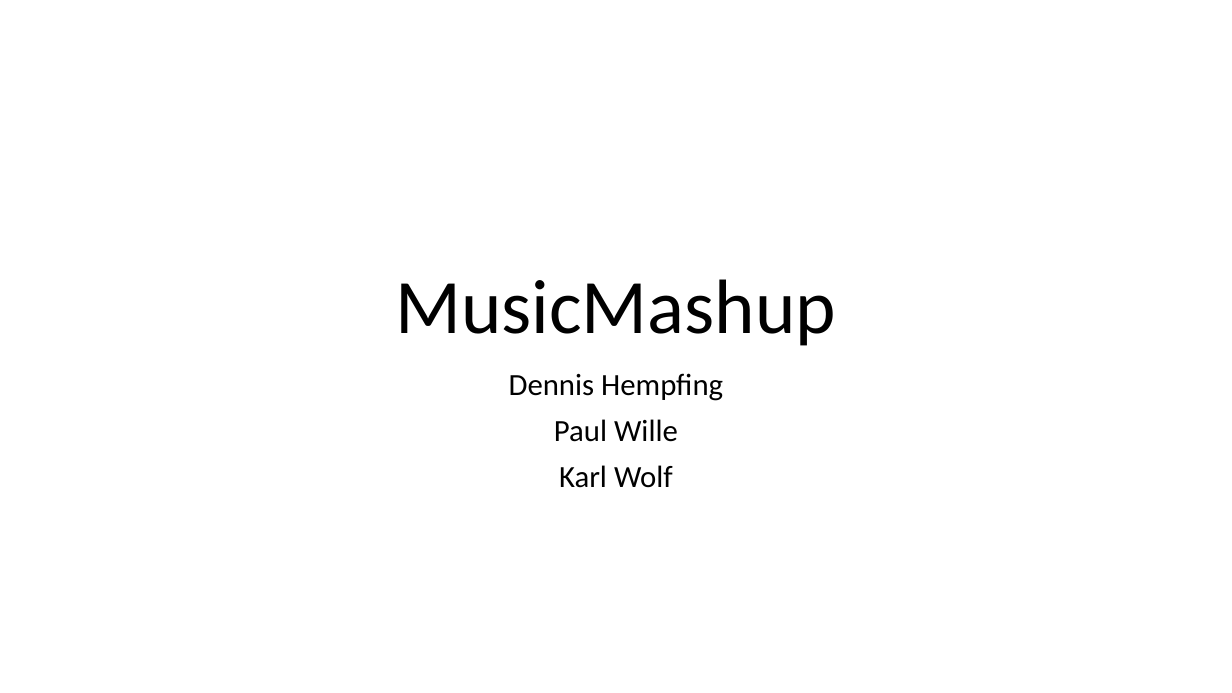
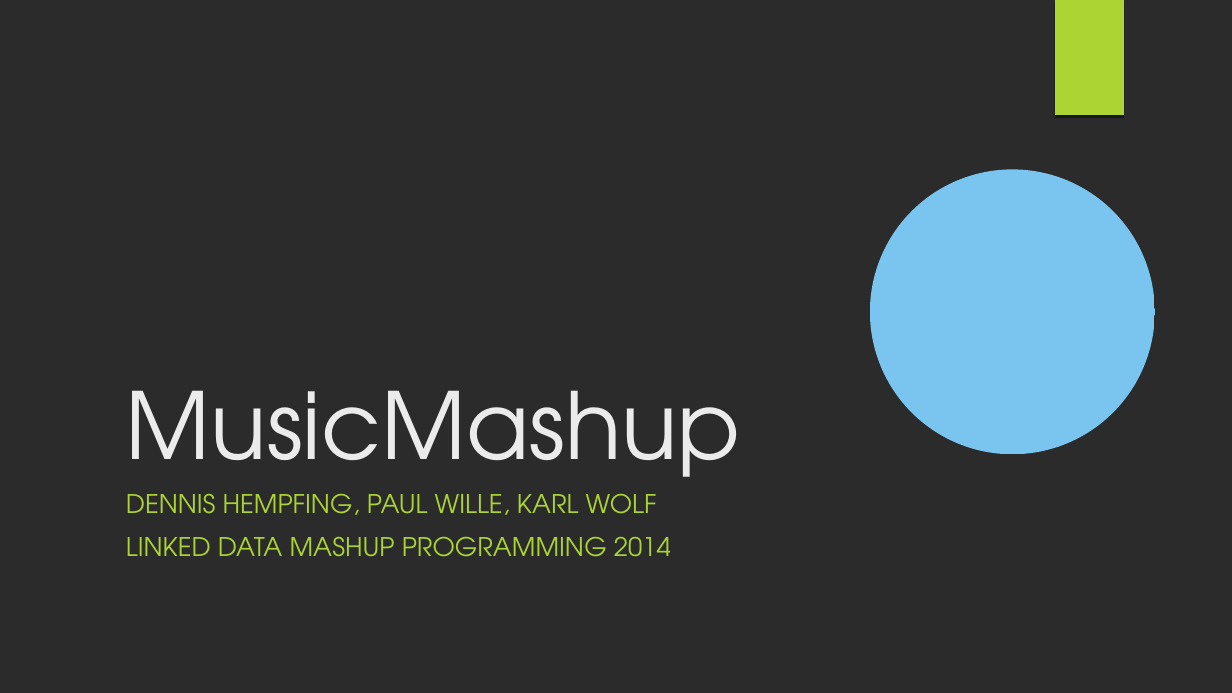
Before and after one commit to wolfkarl/MusicMashup, a slide deck: slide 1 of vortrag/MusicMashup_Zwischen.odp. Drawn at 1232x693 pixels with LibreOffice and Linux fonts; fonts in the diff are those of the drawing; background and template pictures are left out; a plain dark background stands for a picture behind light text. Boxes give left, top, right and bottom in pixels: in the first picture for what was removed or moved away, otherwise in the second. Text is boxed around its words. In the diff, an @@ line names an element or a change of style, - is before the commit and + after.

```diff
--- a/vortrag/MusicMashup_Zwischen.odp
+++ b/vortrag/MusicMashup_Zwischen.odp
@@ background #FFFFFF to picture (left out) @@
@@ freeform shape added at [1055,0,1124,116], fill #ACD433 @@
@@ title "MusicMashup": place and size @@
-title "MusicMashup" at [396,279,837,346]
+title "MusicMashup" at [126,390,741,502]
@@ title "MusicMashup" at [126,390,741,502]: size 60 to 72 pt, font Calibri to TeX Gyre Adventor, text colour #000000 to #EBEBEB; alignment centre to left; line spacing 0.9 to 1 @@
@@ freeform shape added at [870,169,1154,454], fill #7AC4F0 @@
@@ subtitle at [126,493,671,557]: text changed; size 24 to 20 pt; font Calibri to TeX Gyre Adventor; text colour #000000 to #ACD433 @@
-Dennis Hempfing
-Paul Wille
-Karl Wolf
+DENNIS HEMPFING, PAUL WILLE, KARL WOLF
+LINKED DATA MASHUP PROGRAMMING 2014
```
Also in this commit, not shown: 2 other slides changed, 13 slides added, 4 slides removed, 1 other file.
